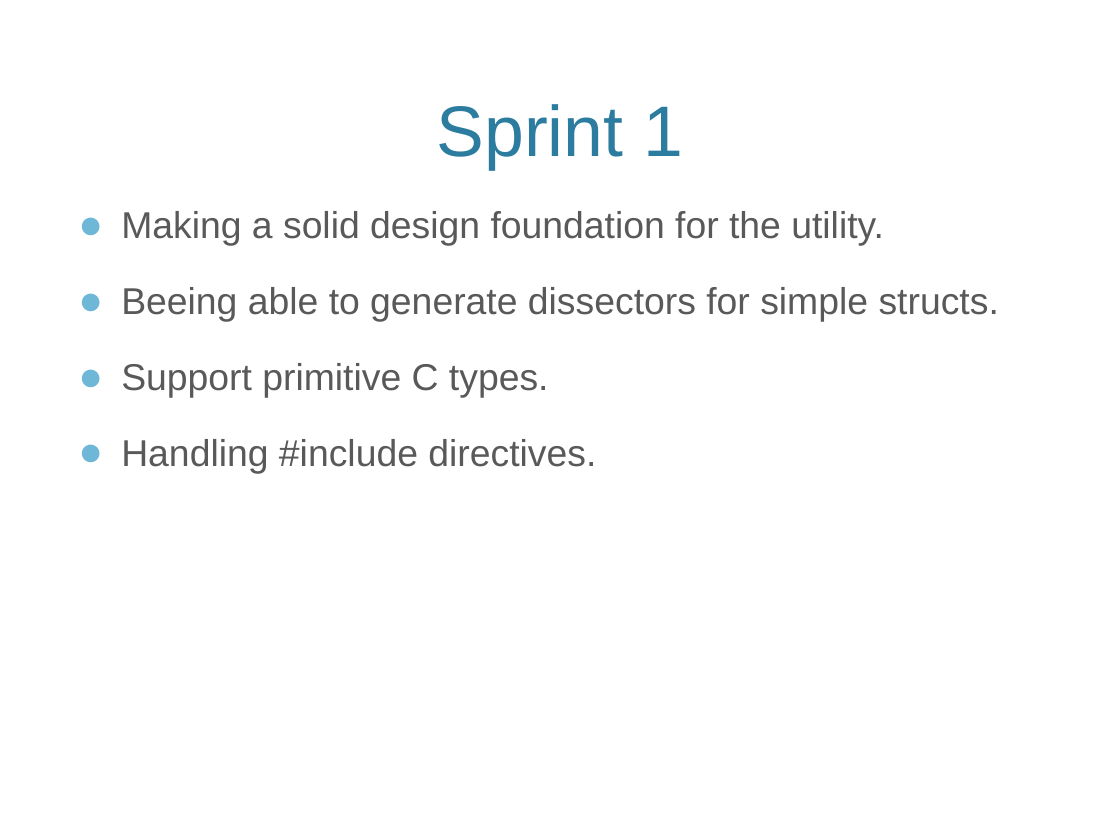
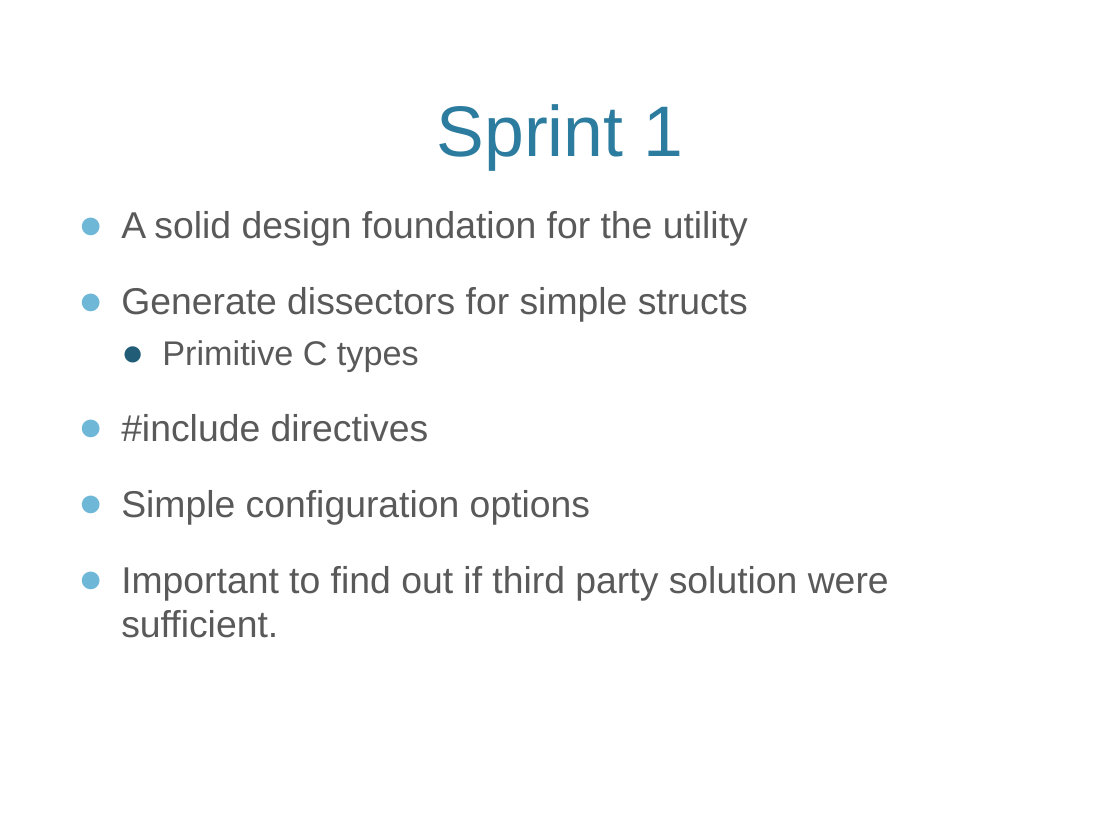
Before and after one commit to eventh/kpro9, a slide deck: slide 11 of presentation/TDT4290_FinalPresentasjon.pptx (slide 12 before the commit). Drawn at 1120x840 pixels with LibreOffice and Linux fonts; fonts in the diff are those of the drawing; background and template pictures are left out. Boxes give left, top, right and bottom in pixels: in the first picture for what was removed or moved away, otherwise in the second. Text is boxed around its words. In the diff, an @@ line names an element or a change of style, - is before the commit and + after.

```diff
--- a/presentation/TDT4290_FinalPresentasjon.pptx
+++ b/presentation/TDT4290_FinalPresentasjon.pptx
@@ text at [121,211,889,638]: text changed @@
-● Making a solid design foundation for the utility.
-● Beeing able to generate dissectors for simple structs.
-● Support primitive C types.
-● Handling #include directives.
+● A solid design foundation for the utility
+● Generate dissectors for simple structs
+  ● Primitive C types
+● #include directives
+● Simple configuration options
+● Important to find out if third party solution were sufficient.
```
Also in this commit, not shown: 12 other slides changed, 5 slides added, 12 slides removed, 3 other files.
